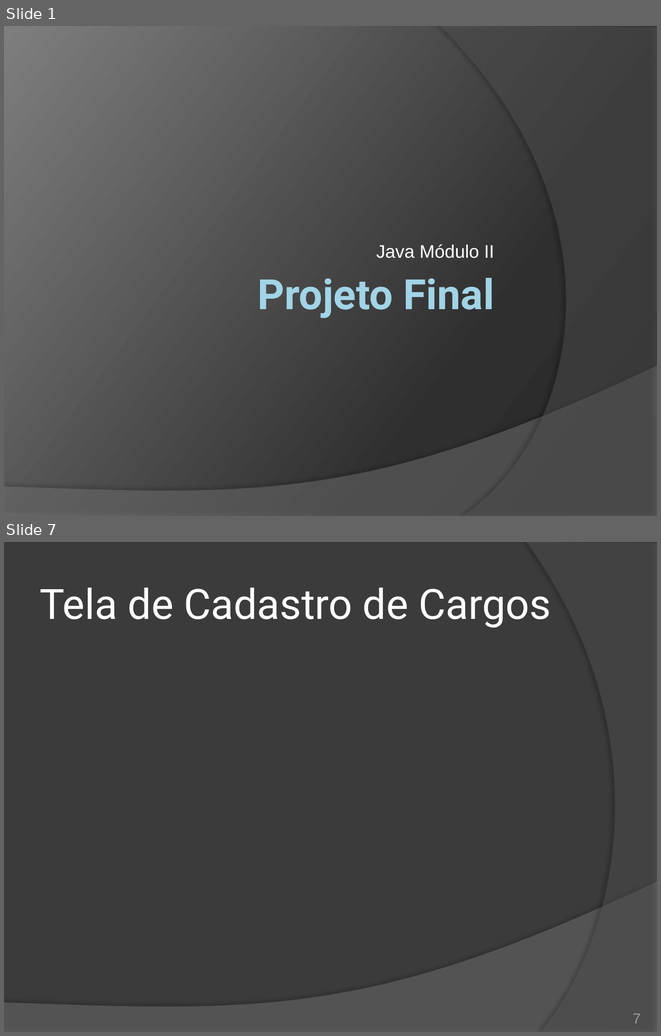
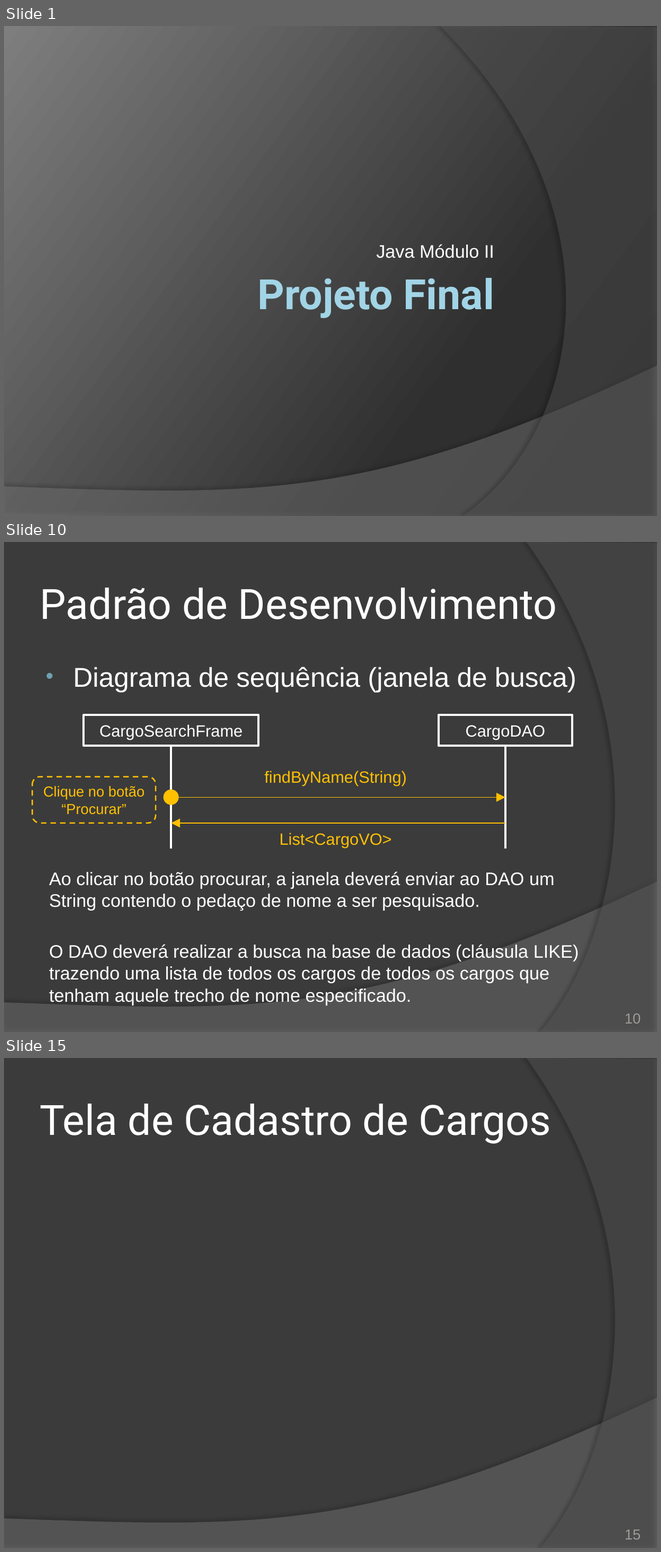
Before and after one commit to duchesqui/slzvieira-training, a slide deck: 2-Java-Programmer-Modulo-II/20.ProjetoFinal.pptx. Shown one above the other, each under a label of ours: slides 1 and 7 before the commit, slides 1, 10 and 15 after it; the slides between them are not shown. The pictures are 661x1036 and 661x1552 pixels, drawn with LibreOffice and Linux fonts; fonts in the diff are those of the drawing. Boxes give left, top, right and bottom in pixels: in the first picture for what was removed or moved away, otherwise in the second. Text is boxed around its words. In the diff, an @@ line names an element or a change of style, - is before the commit and + after.

```diff
--- a/2-Java-Programmer-Modulo-II/20.ProjetoFinal.pptx
+++ b/2-Java-Programmer-Modulo-II/20.ProjetoFinal.pptx
@@ slide 10 added at <box>4,542,657,1032</box>, background #3B3B3B; not listed: 2 template elements that a slide beside it also shows @@
@@ title added at <box>40,588,557,619</box>, 46 pt, text #FFFFFF @@
+Padrão de Desenvolvimento
@@ text added at <box>73,667,576,692</box>, 30 pt, text #FFFFFF @@
+• Diagrama de sequência (janela de busca)
@@ rectangle added at <box>84,715,258,746</box>, outline #FFFFFF 2.25 pt, 18 pt, text #FFFFFF @@
+CargoSearchFrame
@@ rectangle added at <box>438,715,572,746</box>, outline #FFFFFF 2.25 pt, 18 pt, text #FFFFFF @@
+CargoDAO
@@ line added from (171, 746) to (171, 848), #FFFFFF 2.25 pt @@
@@ line added from (505, 746) to (505, 848), #FFFFFF 2.25 pt @@
@@ rounded rectangle added at <box>32,776,156,823</box>, outline #FFC000 1.5 pt dashed, 16 pt, text #FFC000 @@
+Clique no botão
+“Procurar”
@@ text added at <box>264,770,407,786</box>, 18 pt, text #FFC000 @@
+findByName(String)
@@ ellipse added at <box>164,790,179,805</box>, fill #FFC000 @@
@@ arrow added from (171, 797) to (505, 797), #FFC000 0.75 pt @@
@@ arrow added from (505, 823) to (171, 823), #FFC000 0.75 pt @@
@@ text added at <box>280,832,392,847</box>, 18 pt, text #FFC000 @@
+List<CargoVO>
@@ text added at <box>49,871,579,1005</box>, 20 pt, text #FFFFFF @@
+Ao clicar no botão procurar, a janela deverá enviar ao DAO um String contendo o pedaço de nome a ser pesquisado.
+O DAO deverá realizar a busca na base de dados (cláusula LIKE) trazendo uma lista de todos os cargos de todos os cargos que tenham aquele trecho de nome especificado.
@@ page number added at <box>625,1013,641,1023</box>, 16 pt, text #9D9B9A @@
+10
@@ what was slide 7 is now slide 15 @@
@@ page number at <box>625,1529,641,1539</box>: text changed @@
-7
+15
```
Also in this commit, not shown: 4 slides changed, 8 other slides added, 1 slide removed, 6 other files.
